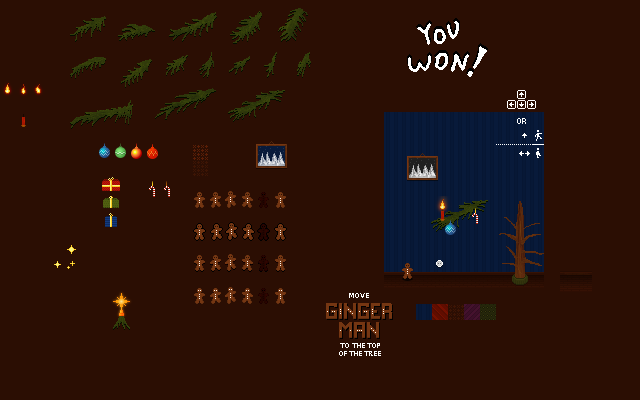
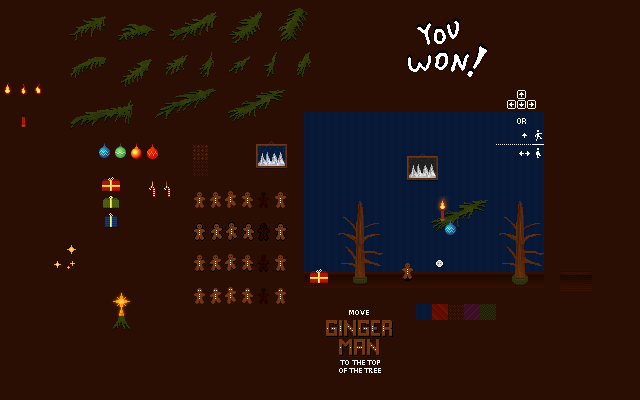
Two versions of the same layered image (640x400). Layer-by-layer changes:
added layer "Pasted Layer-Kopie" above "Pasted Layer" over 338, 217, 383, 267
painted on "Pasted Layer #1" over 310, 201, 478, 285
painted on "Layer copy #2" over 54, 112, 393, 373
